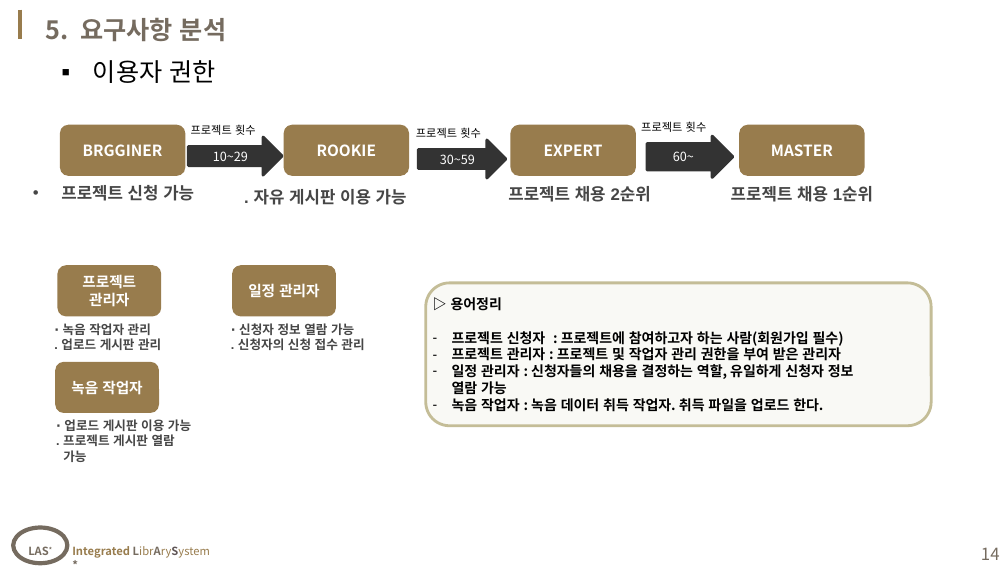
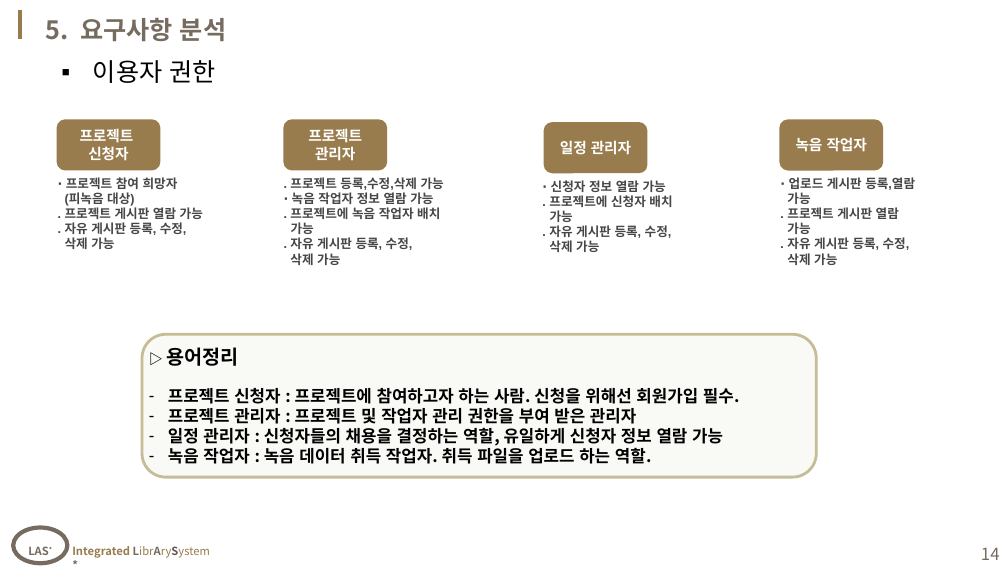
Before and after one commit to hanwoolk/SoundBooker, a slide deck: slide 14 of 0317_sample.pptx. Drawn at 1008x567 pixels with LibreOffice and Linux fonts; fonts in the diff are those of the drawing; background and template pictures are left out. Boxes give left, top, right and bottom in pixels: in the first picture for what was removed or moved away, otherwise in the second. Text is boxed around its words. In the diff, an @@ line names an element or a change of style, - is before the commit and + after.

```diff
--- a/0317_sample.pptx
+++ b/0317_sample.pptx
@@ rounded rectangle "프로젝트 신청자": place and size @@
-rounded rectangle "프로젝트 신청자" at [61,185,194,201]
+rounded rectangle "프로젝트 신청자" at [56,119,160,170]
@@ rounded rectangle "프로젝트 신청자" at [56,119,160,170]: vertical alignment top to middle; fill none to #987C4D @@
@@ rounded rectangle "프로젝트": place and size @@
-rounded rectangle "프로젝트" at [57,265,161,317]
+rounded rectangle "프로젝트" at [283,119,387,170]
@@ rounded rectangle "녹음 작업자": place and size @@
-rounded rectangle "녹음 작업자" at [55,362,159,413]
+rounded rectangle "녹음 작업자" at [779,119,883,170]
@@ text in rounded rectangle at [80,128,134,161]: text changed; size 12 to 10.5 pt; font Arial to Noto Sans CJK KR; text colour #464646 to #FFFFFF @@
-• 프로젝트 신청 가능
+프로젝트
+신청자
@@ text removed at [191,124,256,135] @@
-프로젝트 횟수
@@ text removed at [416,127,481,138] @@
-프로젝트 횟수
@@ right arrow removed at [418,140,506,178] @@
-30~59
@@ rounded rectangle "일정 관리자": place and size @@
-rounded rectangle "일정 관리자" at [232,265,336,317]
+rounded rectangle "일정 관리자" at [543,122,647,173]
@@ text removed at [641,121,707,132] @@
-프로젝트 횟수
@@ right arrow removed at [647,136,733,177] @@
-60~
@@ text added at [65,177,203,249], 9 pt, text #464646, bold @@
+∙ 프로젝트 참여 희망자
+(피녹음 대상)
+. 프로젝트 게시판 열람 가능
+. 자유 게시판 등록, 수정,
+삭제 가능
@@ text at [290,177,444,265]: text changed @@
-∙ 녹음 작업자 관리
-. 업로드 게시판 관리
+. 프로젝트 등록,수정,삭제 가능
+∙ 녹음 작업자 정보 열람 가능
+. 프로젝트에 녹음 작업자 배치
+가능
+. 자유 게시판 등록, 수정,
+삭제 가능
@@ text "∙ 신청자 정보 열람 가능": place and size @@
-text "∙ 신청자 정보 열람 가능" at [238,323,364,350]
+text "∙ 신청자 정보 열람 가능" at [549,180,672,252]
@@ text "∙ 업로드 게시판 등록,열람 가능": place and size @@
-text "∙ 업로드 게시판 등록,열람 가능" at [63,419,191,462]
+text "∙ 업로드 게시판 등록,열람 가능" at [787,177,915,265]
@@ text at [787,177,915,204]: text changed @@
-∙ 업로드 게시판 이용 가능
+∙ 업로드 게시판 등록,열람
+가능
@@ text at [549,195,672,252]: text changed @@
-. 신청자의 신청 접수 관리
+. 프로젝트에 신청자 배치
+가능
+. 자유 게시판 등록, 수정,
+삭제 가능
@@ group removed at [59,125,873,205]: 4 rounded rectangles, 3 texts, 1 right arrow @@
-BRGGINER
-ROOKIE
-EXPERT
-MASTER
-10~29
-. 자유 게시판 이용 가능
-프로젝트 채용 2순위
-프로젝트 채용 1순위
@@ text at [787,237,910,265]: paragraph added @@
+. 자유 게시판 등록, 수정,
+삭제 가능
@@ rounded rectangle "▷ 용어정리": place and size @@
-rounded rectangle "▷ 용어정리" at [425,283,930,426]
+rounded rectangle "▷ 용어정리" at [142,335,816,478]
@@ text in rounded rectangle at [167,347,723,446]: size 10 to 14 pt in "용어정리"; size 10 to 12 pt in "프로젝트 관리자 : 프로젝트 및 작업자 관리 ...", "일정 관리자 : 신청자들의 채용을 결정하는 역할, ..." @@
@@ text in rounded rectangle at [168,388,740,404]: text changed; size 10 to 12 pt @@
-– 프로젝트 신청자 : 프로젝트에 참여하고자 하는 사람(회원가입 필수)
+– 프로젝트 신청자 : 프로젝트에 참여하고자 하는 사람. 신청을 위해선 회원가입 필수.
@@ text in rounded rectangle at [168,445,652,464]: text changed; size 10 to 12 pt @@
-– 녹음 작업자 : 녹음 데이터 취득 작업자. 취득 파일을 업로드 한다.
+– 녹음 작업자 : 녹음 데이터 취득 작업자. 취득 파일을 업로드 하는 역할.
```
Also in this commit, not shown: 2 other slides changed, 17 other files.
